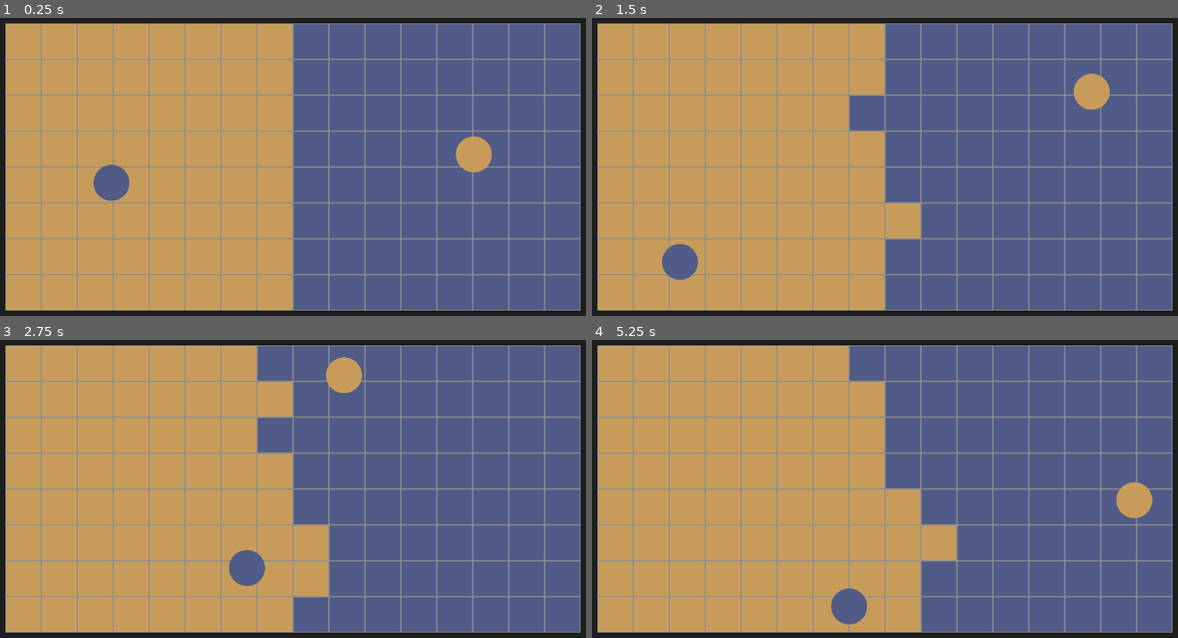
Above: before the commit, frames 1-4 (two rows, left to right).
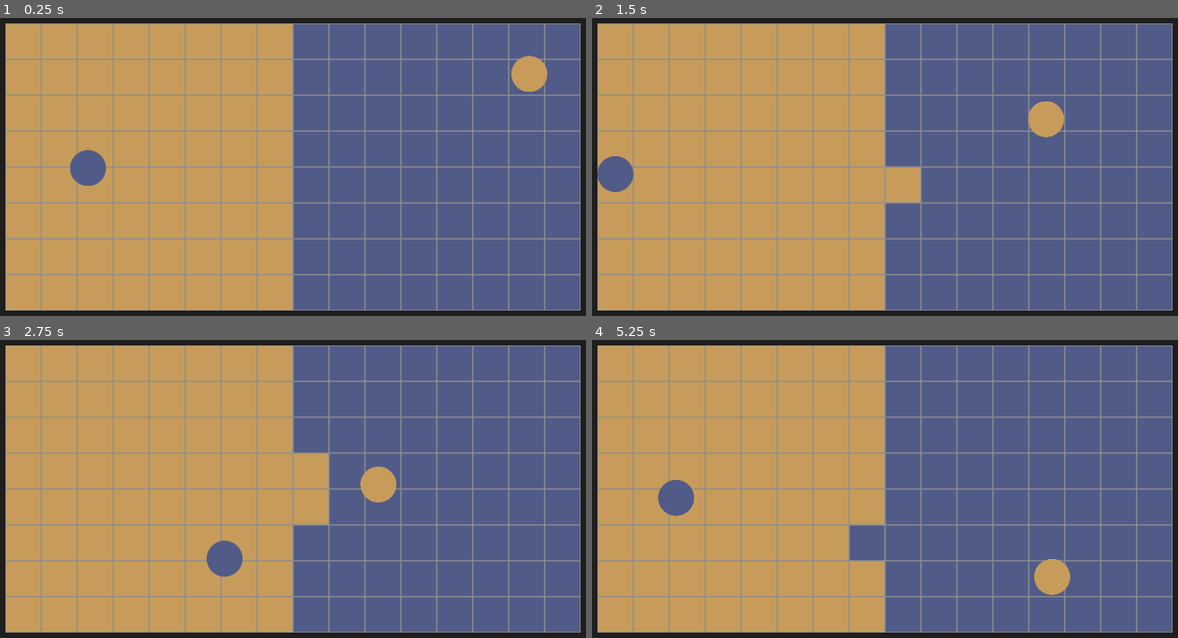
Above: after the commit, the same moments.

Repository: LiteFeather1/night-day-pong
Game: Godot game, scene res://scenes/main.tscn
The game is run twice, just before and just after one commit, with the same random seed, the same clock (stepped at 60 frames per second) and the same inputs.
Inputs:
- Up to frame 1 (0.25 s): no input
- Up to frame 2 (1.5 s): no input
- Up to frame 3 (2.75 s): no input
- Up to frame 4 (5.25 s): no input

The runs differ from the first frame. In frame 1, 2.2% of the frame differs, in the area x 11-94%, y 12-62%; in frame 2, 4.6%; in frame 3, 6.6%; in frame 4, 7.5%, in the area x 11-96%, y 1-99%.

Commit message:
Made ball starting force be a bit more random

Diff:
--- a/scenes/ball.gd
+++ b/scenes/ball.gd
@@ -3,8 +3,6 @@
 
 @export var sprite_2d: Sprite2D
 
-var force: float = 0.0
-var id: int
 
 func _process(delta: float) -> void:
 	var collision_info = move_and_collide(velocity * delta)
@@ -17,13 +15,11 @@
 			block.flip()
 
 
-func set_id(_id: int, c: Color) -> void:
-	id = id + 1
-	set_collision_layer_value(id, true)
-	set_collision_mask_value(4 - _id, true)
+func set_id(id: int, c: Color) -> void:
+	set_collision_layer_value(id + 1, true)
+	set_collision_mask_value(4 - id, true)
 	sprite_2d.modulate = c
 
 
-func launch(_force: float) -> void:
-	force = _force
-	velocity = Vector2(1, randf_range(-1.0, 1.0)).normalized() * force
+func launch(force: Vector2) -> void:
+	velocity = force
--- a/scenes/main.gd
+++ b/scenes/main.gd
@@ -82,13 +82,17 @@
 
 
 func spawn_ball(index: int,pos: Vector2) -> void:
-		var ball: Ball = ball_scene.instantiate()
-		ball.set_id(index, colours[index])
-		ball.position = pos
-		ball.scale = Vector2(ball_scale, ball_scale)
-		root.add_child.call_deferred(ball)
-		var f = ball_start_force if index % 2 == 0 else -ball_start_force
-		ball.launch(f)
+	var ball: Ball = ball_scene.instantiate()
+	ball.set_id(index, colours[index])
+	ball.position = pos
+	ball.scale = Vector2(ball_scale, ball_scale)
+	root.add_child.call_deferred(ball)
+	ball.launch(random_inside_unit_circle() * ball_start_force)
+
+
+func random_inside_unit_circle() -> Vector2:
+	var theta = randf() * 2.0 * PI
+	return Vector2(cos(theta), sin(theta)) * sqrt(randf())
 
 
 func flip_block(block: Block) -> void:
--- a/scenes/main.tscn
+++ b/scenes/main.tscn
@@ -17,6 +17,7 @@
 collums = 8
 rows = 8
 edge_colliders = [NodePath("edge_collider/collision_shape_top"), NodePath("edge_collider/collision_shape_right"), NodePath("edge_collider/collision_shape_bot"), NodePath("edge_collider/collision_shape_left")]
+ball_start_force = 2048.0
 
 [node name="edge_collider" type="StaticBody2D" parent="."]
 collision_layer = 15
